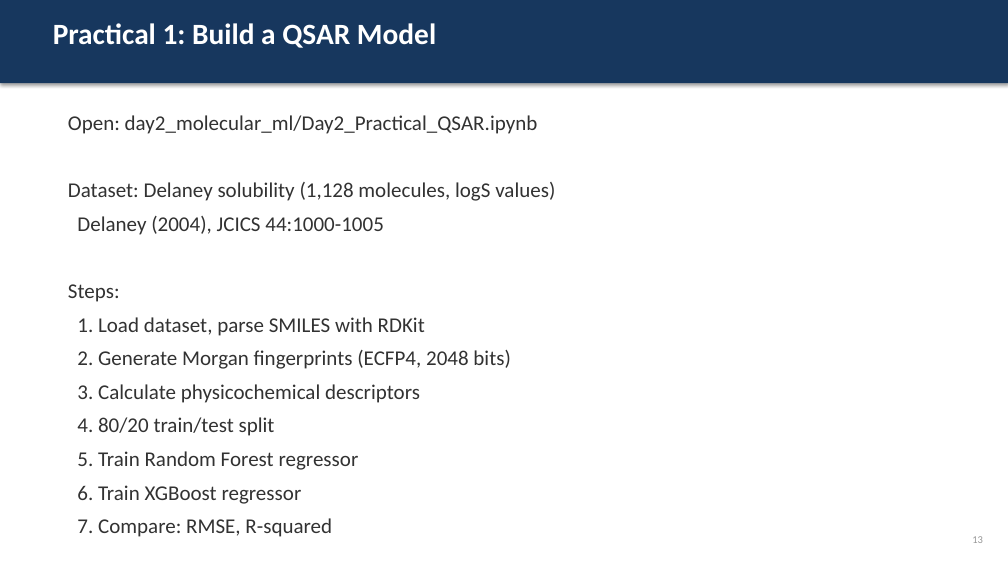
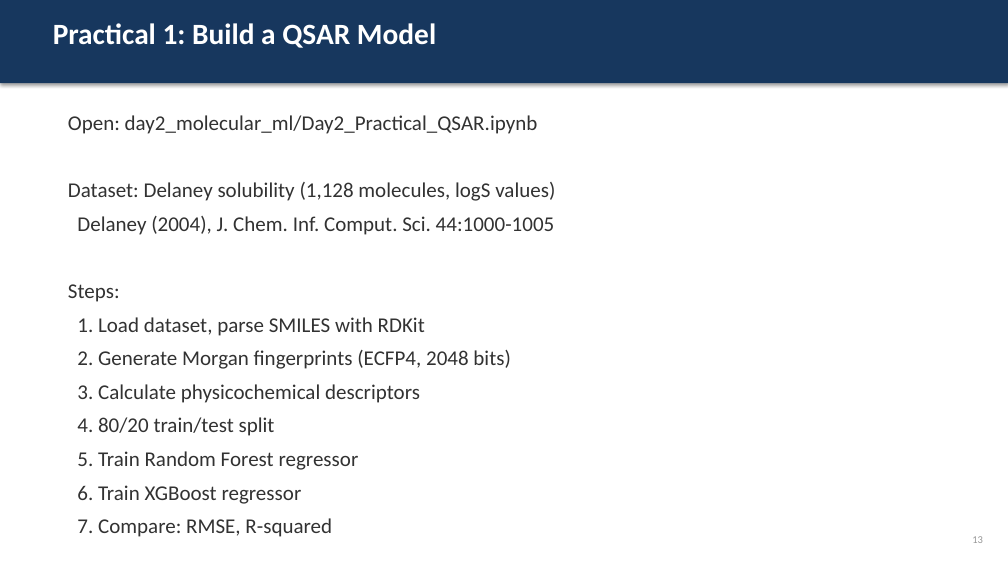
Before and after one commit to officialprateekmethwani-coder/AI-Drug-Discovery, a slide deck: slide 13 of day2_molecular_ml/slides.pptx. Drawn at 1008x567 pixels with LibreOffice and Linux fonts; fonts in the diff are those of the drawing. Boxes give left, top, right and bottom in pixels: in the first picture for what was removed or moved away, otherwise in the second. Text is boxed around its words. In the diff, an @@ line names an element or a change of style, - is before the commit and + after.

```diff
--- a/day2_molecular_ml/slides.pptx
+++ b/day2_molecular_ml/slides.pptx
@@ text at <box>77,216,555,235</box>: text changed @@
-Delaney (2004), JCICS 44:1000-1005
+Delaney (2004), J. Chem. Inf. Comput. Sci. 44:1000-1005
```
Also in this commit, not shown: 2 other slides changed, 5 other files.
